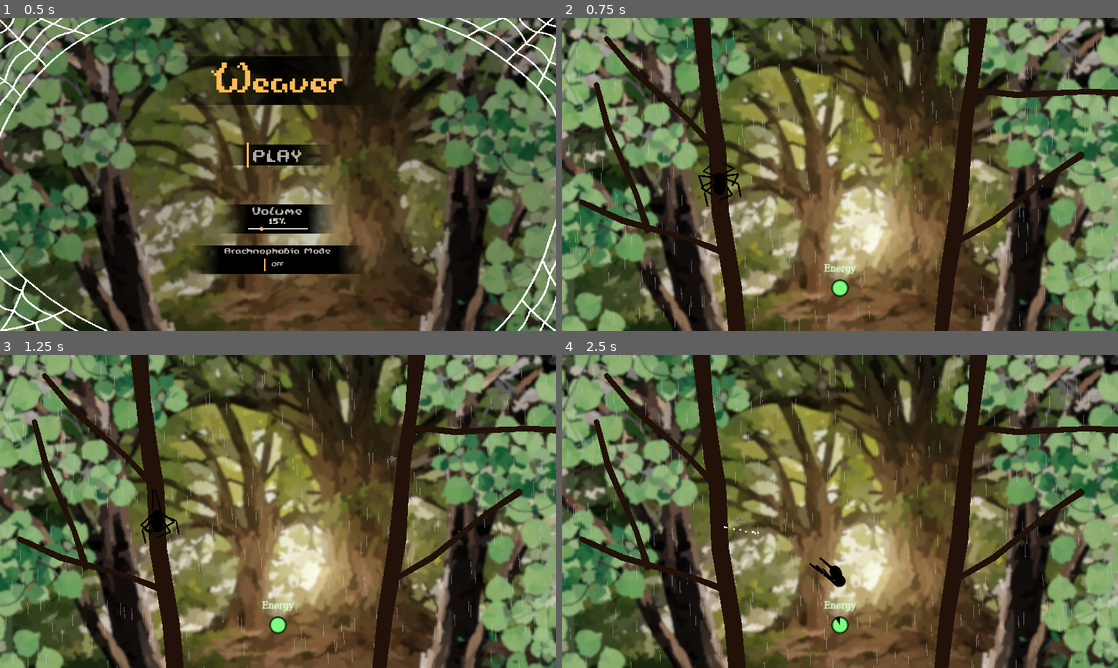
Above: before the commit, frames 1-4 (two rows, left to right).
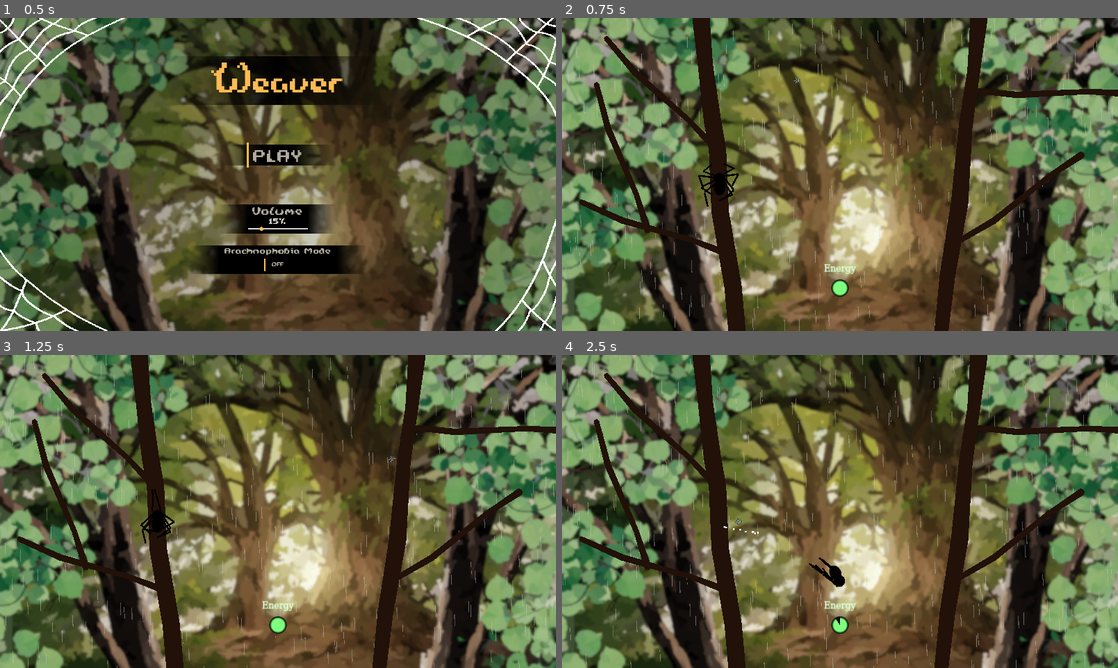
Above: after the commit, the same moments.

Repository: InRe-Dan/ld56
Game: Godot game, scene res://menus/main_menu.tscn
Same seed, same stepped clock (60 frames per second), same inputs: the game is played once before the commit and once after it. The engine's default icon, where the game draws it, is replaced by a stand-in: a white triangle on a blue panel in a dark square.
Inputs (mouse positions are in pixels of both pictures, inside the frame that each line leads up to):
- Up to frame 1 (0.5 s): no input
- Up to frame 2 (0.75 s): click "PLAY" at 0.5 s
- Up to frame 3 (1.25 s): no input
- Up to frame 4 (2.5 s): move the mouse to (962, 495) at 1.27 s; hold D (move_right) 1.28-2.03 s; hold Right mouse button (destroy_web) 1.28-2.03 s; tap Space (jump) at 1.52, 2.27 s; move the mouse to (728, 527) at 2.02 s; hold S (move_down) from 2.03 s (still down); click (728, 527) at 2.1 s

Frame 1 is identical in both runs. In frame 2, less than 0.1% of the frame differs, in the area x 25-43%, y 18-58%; in frame 3, less than 0.1%, in the area x 25-72%, y 32-58%; in frame 4, less than 0.1%.

Commit message:
Tuned blood and tree heights

Diff:
--- a/insects/insect.tscn
+++ b/insects/insect.tscn
@@ -18,8 +18,8 @@
 colors = PackedColorArray(1, 1, 1, 1, 1, 1, 1, 0.339623, 1, 1, 1, 0)
 
 [sub_resource type="Gradient" id="Gradient_npsr0"]
-offsets = PackedFloat32Array(0, 0.312903, 0.6, 0.622581, 0.651613)
-colors = PackedColorArray(0.64, 0, 0, 1, 0.64, 0, 0, 0.924488, 0.64, 0, 0, 0.297735, 0.64, 0, 0, 0.280349, 0.64, 0, 0, 0)
+offsets = PackedFloat32Array(0, 0.493827, 0.746032)
+colors = PackedColorArray(0, 0, 0, 1, 0.33, 0, 0, 1, 0.64, 0.3328, 0.3328, 0)
 
 [sub_resource type="GradientTexture2D" id="GradientTexture2D_kfsrl"]
 gradient = SubResource("Gradient_npsr0")
@@ -62,18 +62,18 @@
 
 [node name="Blood" type="CPUParticles2D" parent="."]
 emitting = false
-amount = 20
+amount = 16
 one_shot = true
 explosiveness = 1.0
 texture = SubResource("GradientTexture2D_kfsrl")
 emission_shape = 1
-emission_sphere_radius = 15.0
+emission_sphere_radius = 8.0
 direction = Vector2(1, -1)
 gravity = Vector2(0, 300)
-initial_velocity_max = 248.61
+initial_velocity_max = 100.0
 angle_min = 39.2
 angle_max = 278.5
-scale_amount_max = 3.0
+scale_amount_max = 2.0
 color_ramp = SubResource("Gradient_ainn8")
 
 [node name="Hurtbox" type="Area2D" parent="."]
--- a/world/world.tscn
+++ b/world/world.tscn
@@ -20,7 +20,7 @@
 normal = Vector2(-1, 0)
 
 [sub_resource type="RectangleShape2D" id="RectangleShape2D_wfqg1"]
-size = Vector2(1920, 200)
+size = Vector2(3840, 200)
 
 [sub_resource type="Curve" id="Curve_2coha"]
 _data = [Vector2(0, 0), 0.0, 0.0, 0, 0, Vector2(0.228881, 0.48638), 0.0, 0.0, 0, 0, Vector2(0.491438, 0.48638), 0.0, 0.0, 0, 0, Vector2(0.828196, 0.478405), 0.0, 0.0, 0, 0, Vector2(1, 1), 0.0, 0.0, 0, 0]
@@ -116,7 +116,7 @@
 
 [node name="CollisionMask" type="CollisionPolygon2D" parent="Trees/LeftTree"]
 build_mode = 1
-polygon = PackedVector2Array(480, 0, 619, 1251)
+polygon = PackedVector2Array(440, -320, 619, 1251)
 
 [node name="RightTree" type="StaticBody2D" parent="Trees"]
 collision_layer = 18
@@ -133,7 +133,7 @@
 
 [node name="CollisionMask" type="CollisionPolygon2D" parent="Trees/RightTree"]
 build_mode = 1
-polygon = PackedVector2Array(1440, 0, 1300, 1250)
+polygon = PackedVector2Array(1480, -320, 1290, 1250)
 
 [node name="RightBranch" type="StaticBody2D" parent="Trees"]
 collision_layer = 18
